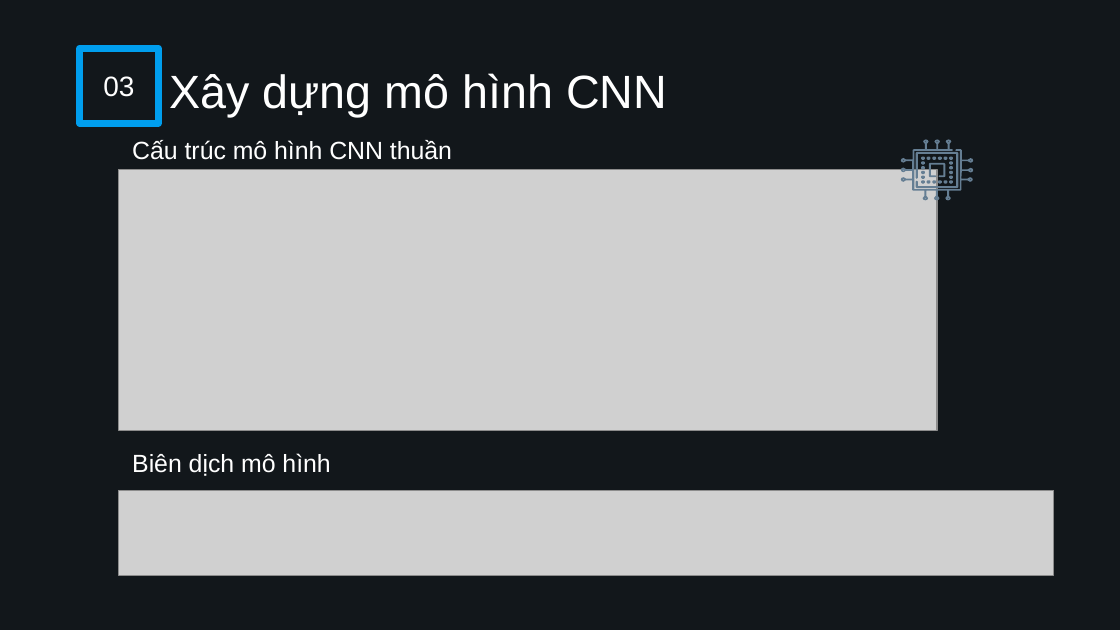
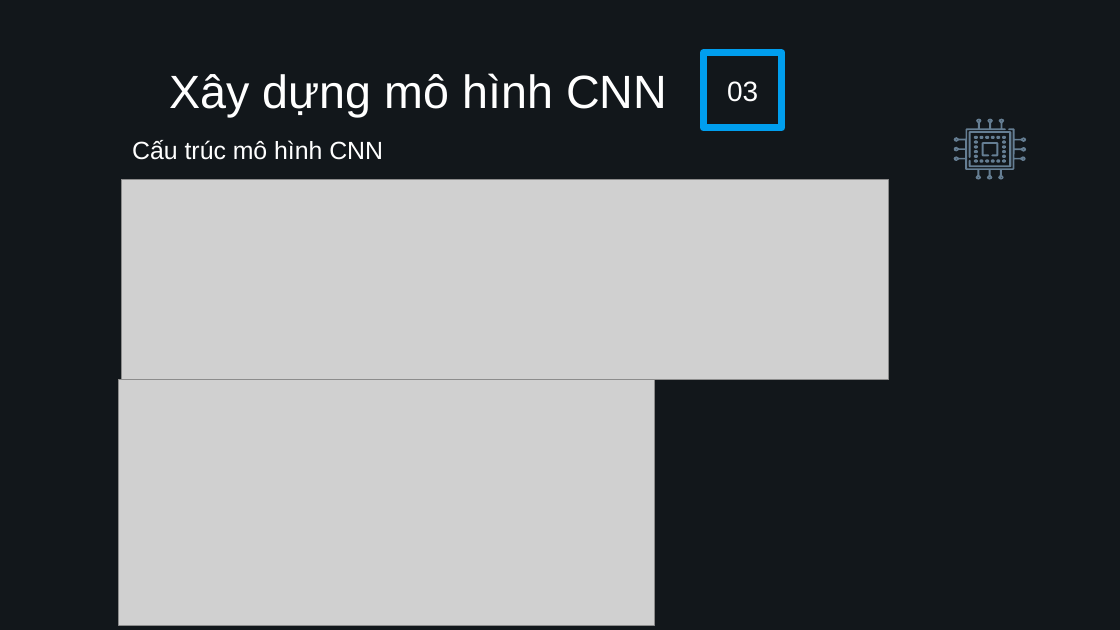
Before and after one commit to Dan3105/FashionMNIST, a slide deck: slide 8 of Slide MNIST FASHION.pptx. Drawn at 1120x630 pixels with LibreOffice and Linux fonts; fonts in the diff are those of the drawing; grey boxes stand for pictures; background and template pictures are left out. Boxes give left, top, right and bottom in pixels: in the first picture for what was removed or moved away, otherwise in the second. Text is boxed around its words. In the diff, an @@ line names an element or a change of style, - is before the commit and + after.

```diff
--- a/Slide MNIST FASHION.pptx
+++ b/Slide MNIST FASHION.pptx
@@ rectangle "03": place and size @@
-rectangle "03" at <box>80,48,158,123</box>
+rectangle "03" at <box>703,53,782,128</box>
@@ subtitle at <box>132,140,383,160</box>: text changed @@
-Cấu trúc mô hình CNN thuần
-Biên dịch mô hình
+Cấu trúc mô hình CNN
@@ picture: place and size @@
-picture at <box>119,170,936,431</box>
+picture at <box>122,179,889,380</box>
@@ 17 freeform shapes: place and size @@
-17 freeform shapes at <box>900,139,973,199</box>
+17 freeform shapes at <box>954,119,1027,179</box>
@@ 6 freeform shapes: place and size @@
-6 freeform shapes at <box>950,157,953,184</box>
+6 freeform shapes at <box>1002,136,1006,162</box>
@@ picture added at <box>119,380,654,625</box> @@
@@ picture removed at <box>119,491,1053,576</box> @@
```
Also in this commit, not shown: 3 other slides changed, 3 slides added, 43 other files.
